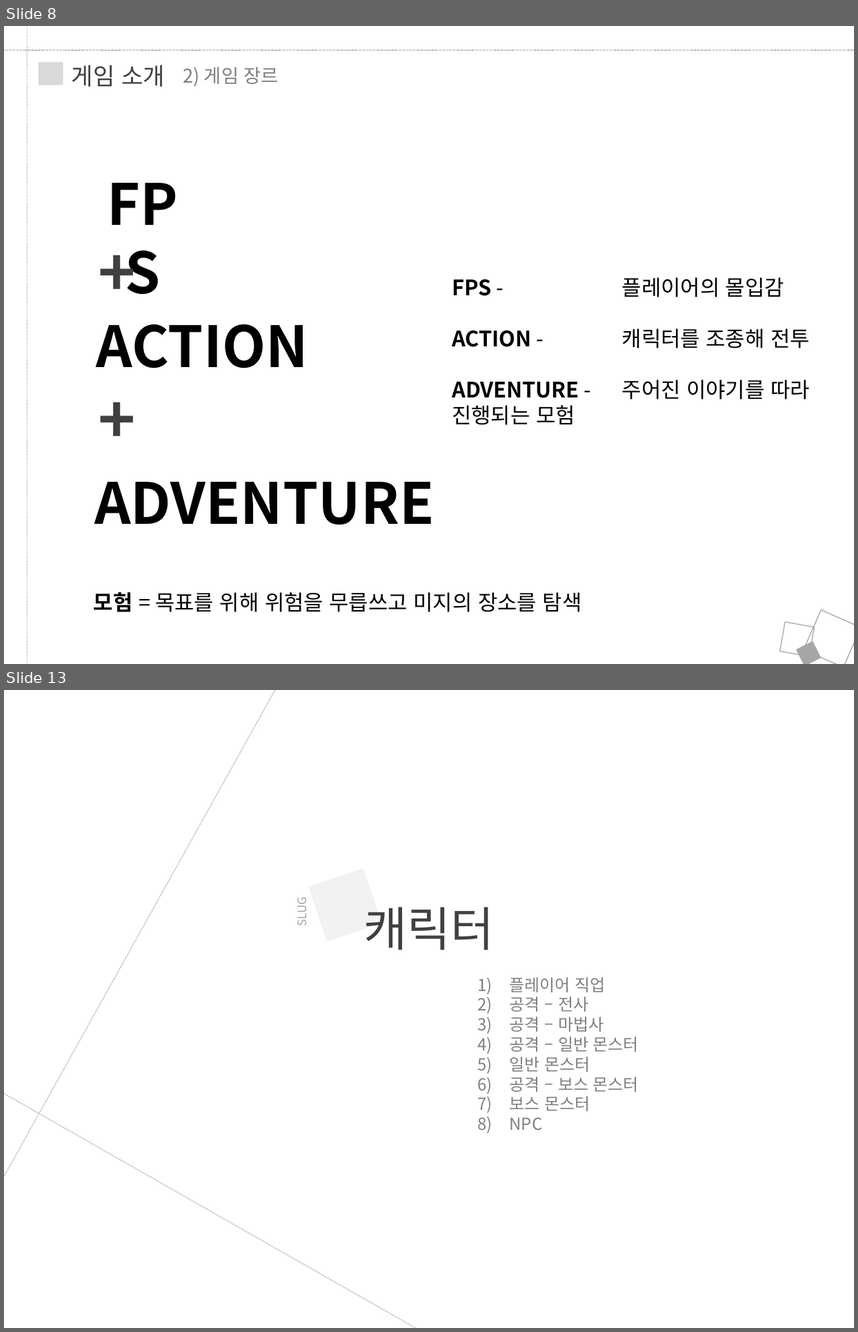
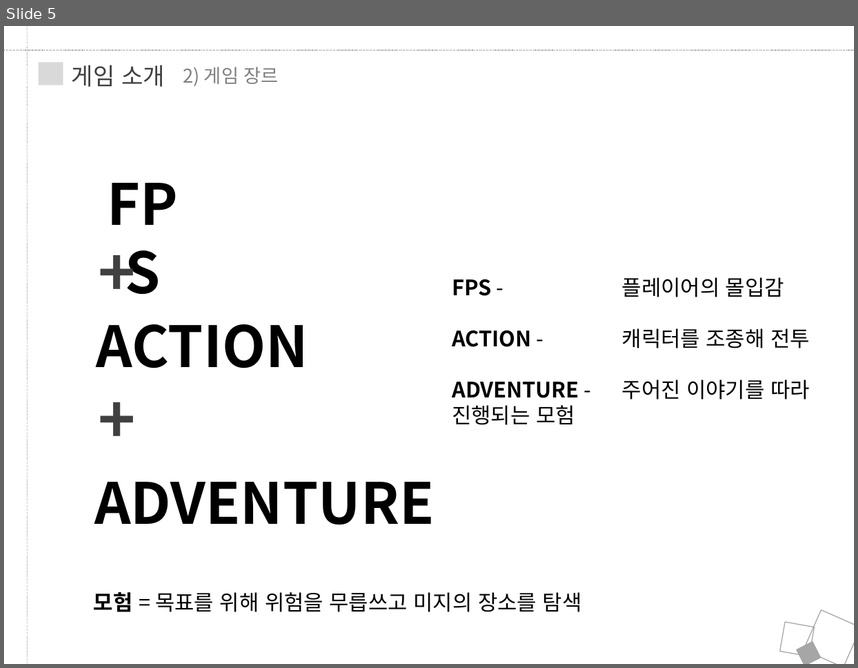
Before and after one commit to JungRobbi/ZolZak, a slide deck: Document/ppt.pptx. Shown one above the other, each under a label of ours: slides 8 and 13 before the commit, slide 5 after it; the slides between them are not shown. The pictures are 858x1332 and 858x668 pixels, drawn with LibreOffice and Linux fonts; fonts in the diff are those of the drawing. Boxes give left, top, right and bottom in pixels: in the first picture for what was removed or moved away, otherwise in the second. Text is boxed around its words. In the diff, an @@ line names an element or a change of style, - is before the commit and + after.

```diff
--- a/Document/ppt.pptx
+++ b/Document/ppt.pptx
@@ slide 13 removed at (4,690,854,1328), background #FFFFFF @@
@@ line removed from (275, 690) to (4, 1176) @@
@@ rectangle removed at (308,869,381,942) @@
@@ text removed at (292,899,310,925) @@
-SLUG
@@ text removed at (364,907,495,950) @@
-캐릭터
@@ text removed at (510,977,639,1130) @@
-1) 플레이어 직업
-2) 공격 – 전사
-3) 공격 – 마법사
-4) 공격 – 일반 몬스터
-5) 일반 몬스터
-6) 공격 – 보스 몬스터
-7) 보스 몬스터
-8) NPC
@@ line removed from (4, 1093) to (415, 1328) @@
@@ what was slide 8 is now slide 5 @@
```
Also in this commit, not shown: 9 slides changed, 17 other slides removed.
